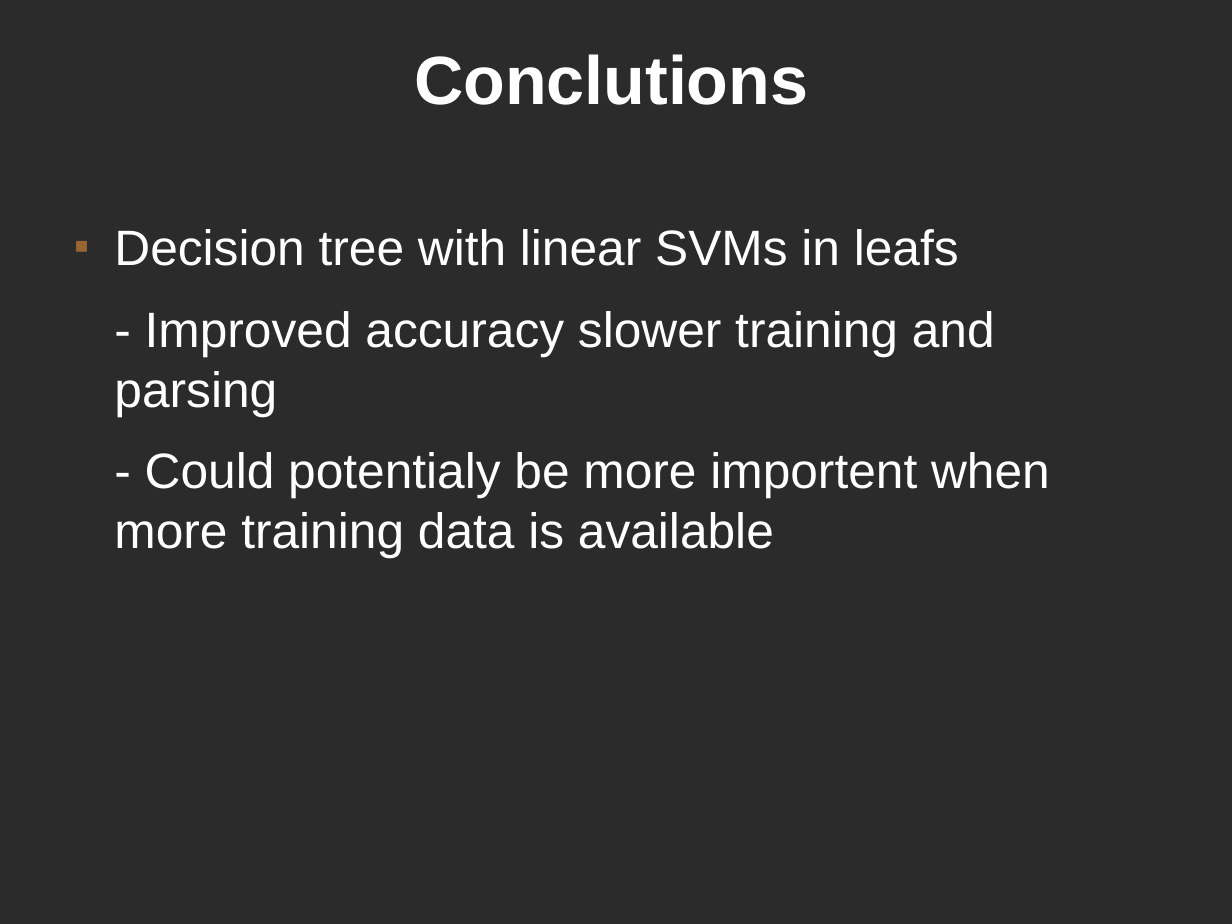
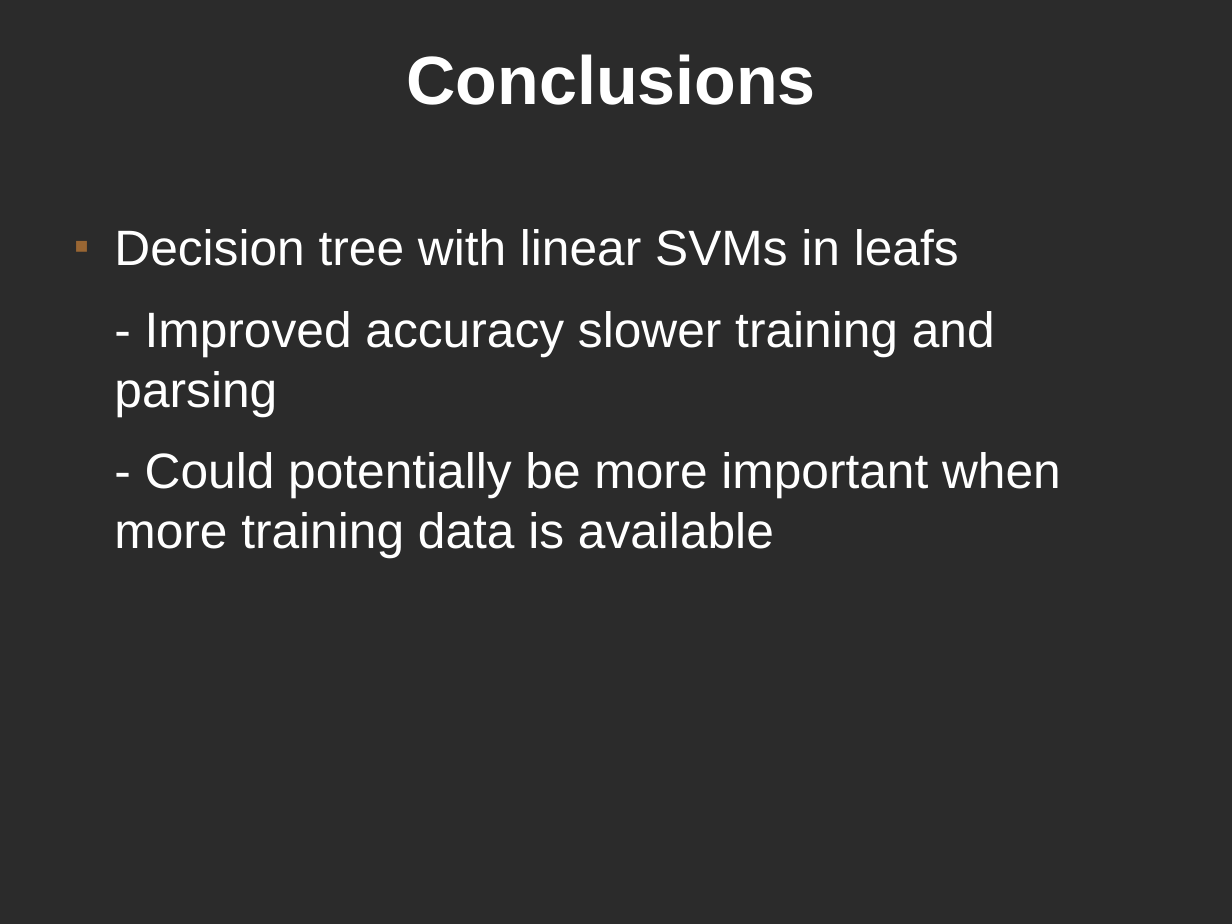
Before and after one commit to kjellwinblad/master-thesis-matrial, a slide deck: slide 20 of presentation/presenation.odp. Drawn at 1232x924 pixels with LibreOffice and Linux fonts; fonts in the diff are those of the drawing; background and template pictures are left out; a plain dark background stands for a picture behind light text. Boxes give left, top, right and bottom in pixels: in the first picture for what was removed or moved away, otherwise in the second. Text is boxed around its words. In the diff, an @@ line names an element or a change of style, - is before the commit and + after.

```diff
--- a/presentation/presenation.odp
+++ b/presentation/presenation.odp
@@ title at <box>406,54,815,105</box>: text changed @@
-Conclutions
+Conclusions
@@ text at <box>114,452,1061,557</box>: text changed @@
-- Could potentialy be more importent when more training data is available
+- Could potentially be more important when more training data is available
```
Also in this commit, not shown: 8 other slides changed.
